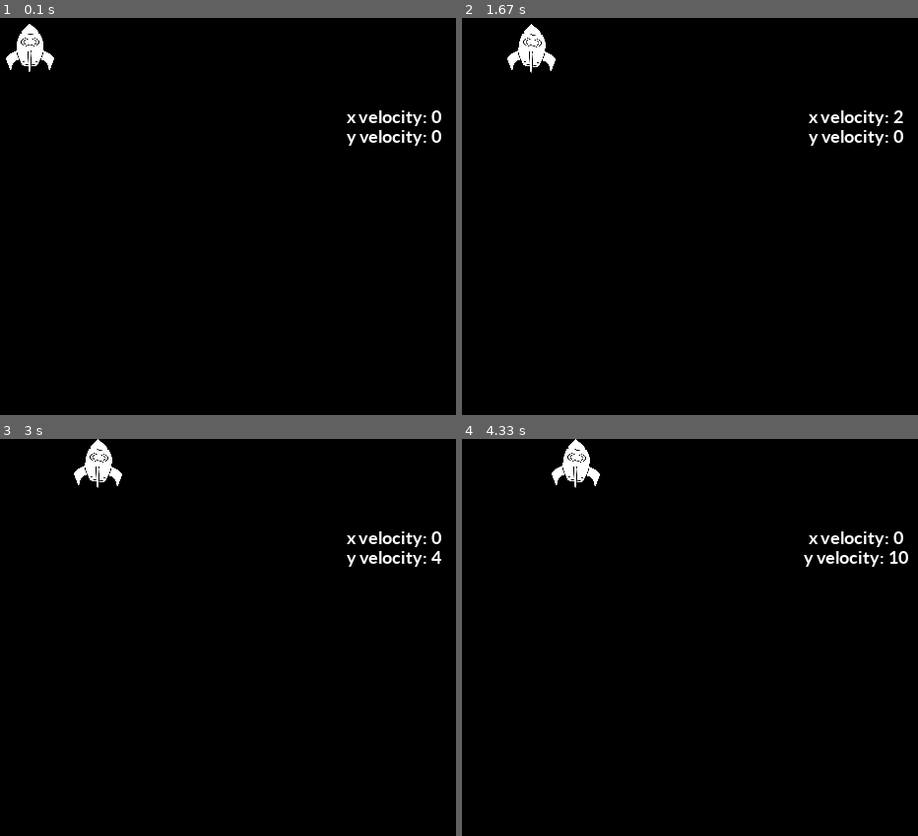
Above: before the commit, frames 1-4 (two rows, left to right).
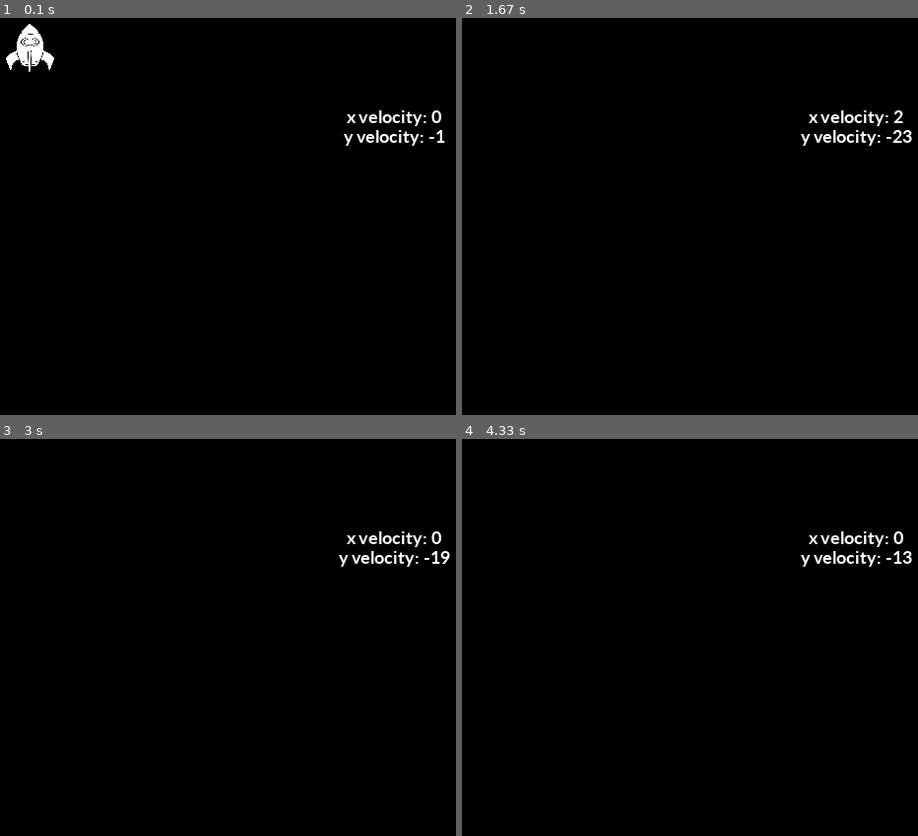
Above: after the commit, the same moments.

Repository: Nat1405/pythonic-pygames
Game: pygame game, started from lander.py
Two runs of this game, one before a commit and one after it. Both use one fixed random seed, a clock stepped at 60 frames per second and the inputs below. The source is Python 2; it was converted automatically to run under Python 3.
Inputs:
- Up to frame 1 (0.1 s): no input
- Up to frame 2 (1.67 s): tap 1 at 0.33 s; hold Right 0.67-1.13 s; tap 2 at 0.82 s; hold Right 1.17-1.63 s
- Up to frame 3 (3 s): hold Left 1.67-2.2 s; tap 1 at 1.82 s; hold Down 2.23-2.53 s; tap 2 at 2.38 s; hold Left 2.57-2.97 s
- Up to frame 4 (4.33 s): hold Right 3-3.63 s; tap 1 at 3.15 s; hold Down 3.67-4.03 s; tap 2 at 3.82 s; hold Left from 4.07 s (still down)

The runs differ from the first frame. In frame 1, 0.4% of the frame differs, in the area x 75-98%, y 28-33%; in frame 2, 1.0%; in frame 3, 1.0%; in frame 4, 1.1%, in the area x 19-99%, y 0-33%.

Commit message:
finally figured out rotation of images

Diff:
--- a/lander.py
+++ b/lander.py
@@ -42,7 +42,7 @@
 
 # Initialize game logic variables
 
-# Initialize position, velocity and acceleration variables
+# Initialize position, velocity, acceleration and rotation variables
 x_pos = 5
 y_pos = 5
 
@@ -53,6 +53,8 @@
 y_velocity = 0
 y_acceleration = 1
 
+rotation = 0
+
 
 # Initialize engine variables
 
@@ -62,6 +64,9 @@
 
 engine_firing_flag = False
 end_game_flag = False
+
+rotate_left_flag = False
+rotate_right_flag = False
 
 #Create new lunar lander object
 lander = mymodule.Lander(x_pos,y_pos, x_velocity, y_velocity, x_acceleration, y_acceleration, engine_acceleration, screen, x_window_size, y_window_size)
@@ -87,15 +92,28 @@
 				engine_firing_flag = True
 				print("Started firing")
 			if event.key == pygame.K_1:
-				lander.rot_center(2);
+				rotate_left_flag = True
 			if event.key == pygame.K_2:
-				lander.rot_center(-2);
+				rotate_right_flag = True
 		elif event.type == pygame.KEYUP:
 			if event.key == pygame.K_DOWN:
 				engine_firing_flag = False
 				print("Stopped firing")
+			if event.key == pygame.K_1:
+				rotate_left_flag = False
+			if event.key == pygame.K_2:
+				rotate_right_flag = False
 
 	# --- Game logic should go here
+
+	# Add rotation of the lander
+
+	if rotate_left_flag:
+		rotation += 2
+	if rotate_right_flag:
+		rotation -= 2
+	lander.rot_center(rotation)
+
 
 	if engine_firing_flag:
 		lander.deccelerate_y()
--- a/mymodule.py
+++ b/mymodule.py
@@ -28,7 +28,10 @@
         self.lander_image = pygame.transform.scale(self.lander_image, (50, 50))
         self.imagerect = self.lander_image.get_rect()
 
-        self.temp_image = self.lander_image
+        self.rot_image = self.lander_image
+        self.rot_rect = self.imagerect
+
+
 
         # Intialize the endgame flags
 
@@ -37,7 +40,7 @@
 
     #Method to draw object
     def draw(self, color):
-    	self.screen.blit(self.temp_image, (self.x_pos, self.y_pos))
+    	self.screen.blit(self.rot_image, (self.x_pos, self.y_pos))
 
     #Method to move object around
     def move(self, engine_firing_flag):
@@ -60,8 +63,8 @@
 
         if engine_firing_flag:
             self.y_velocity += self.y_acceleration + self.engine_acceleration
-        #else:
-        #    self.y_velocity += self.y_acceleration
+        else:
+            self.y_velocity += self.y_acceleration
 
     # Call these methods to speed up or slow down the object
     def accelerate_x(self):
@@ -82,6 +85,7 @@
         self.y_acceleration = y_acceleration
 
     def rot_center(self, angle):
-        '''rotate an image while keeping its center'''
-        self.temp_image = pygame.transform.rotate(self.lander_image, angle)
-        self.imagerect = self.temp_image.get_rect(center=self.imagerect.center)
+
+        """rotate an image while keeping its center"""
+        self.rot_image = pygame.transform.rotate(self.lander_image, angle)
+        self.rot_rect = self.rot_image.get_rect(center=self.imagerect.center)
Not shown, changed: mymodule.pyc
